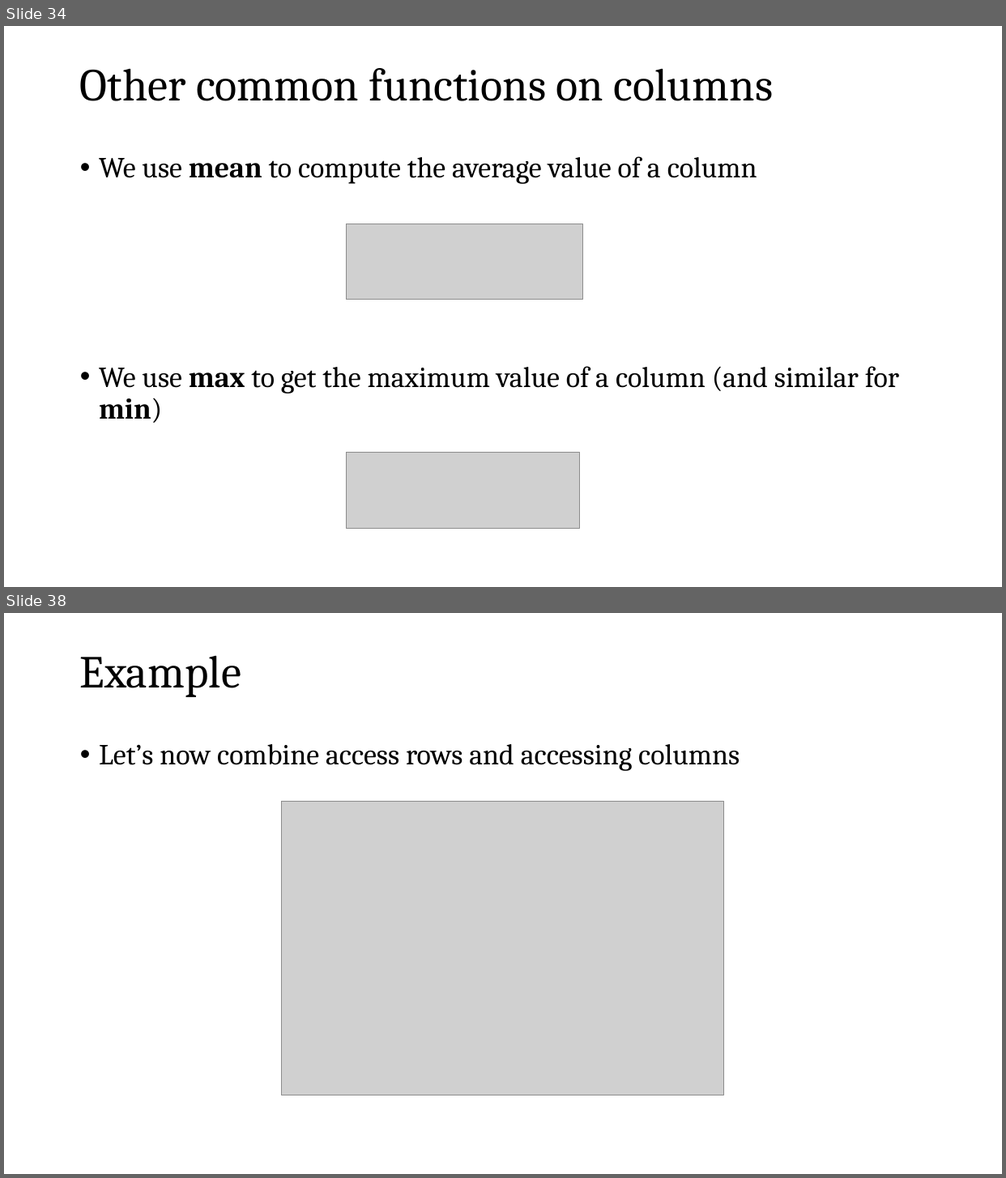
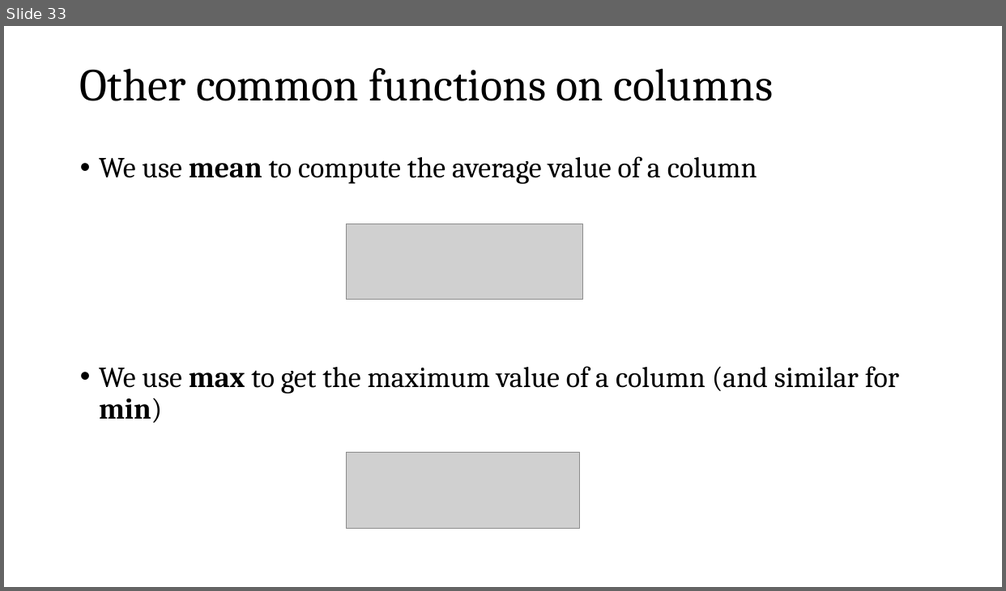
Before and after one commit to zjelveh/zjelveh.github.io, a slide deck: files/ccjs418e_fall2026/Intro_to_Pandas.pptx. Shown one above the other, each under a label of ours: slides 34 and 38 before the commit, slide 33 after it; the slides between them are not shown. The pictures are 1006x1178 and 1006x591 pixels, drawn with LibreOffice and Linux fonts; fonts in the diff are those of the drawing; grey boxes stand for pictures. Boxes give left, top, right and bottom in pixels: in the first picture for what was removed or moved away, otherwise in the second. Text is boxed around its words. In the diff, an @@ line names an element or a change of style, - is before the commit and + after.

```diff
--- a/files/ccjs418e_fall2026/Intro_to_Pandas.pptx
+++ b/files/ccjs418e_fall2026/Intro_to_Pandas.pptx
@@ slide 38 removed at box(4, 613, 1002, 1174), background #FFFFFF @@
@@ title removed at box(80, 655, 241, 697) @@
-Example
@@ text removed at box(99, 744, 739, 771) @@
-• Let’s now combine access rows and accessing columns
@@ picture removed at box(282, 802, 724, 1096) @@
@@ what was slide 34 is now slide 33 @@
```
Also in this commit, not shown: 6 other slides removed.
